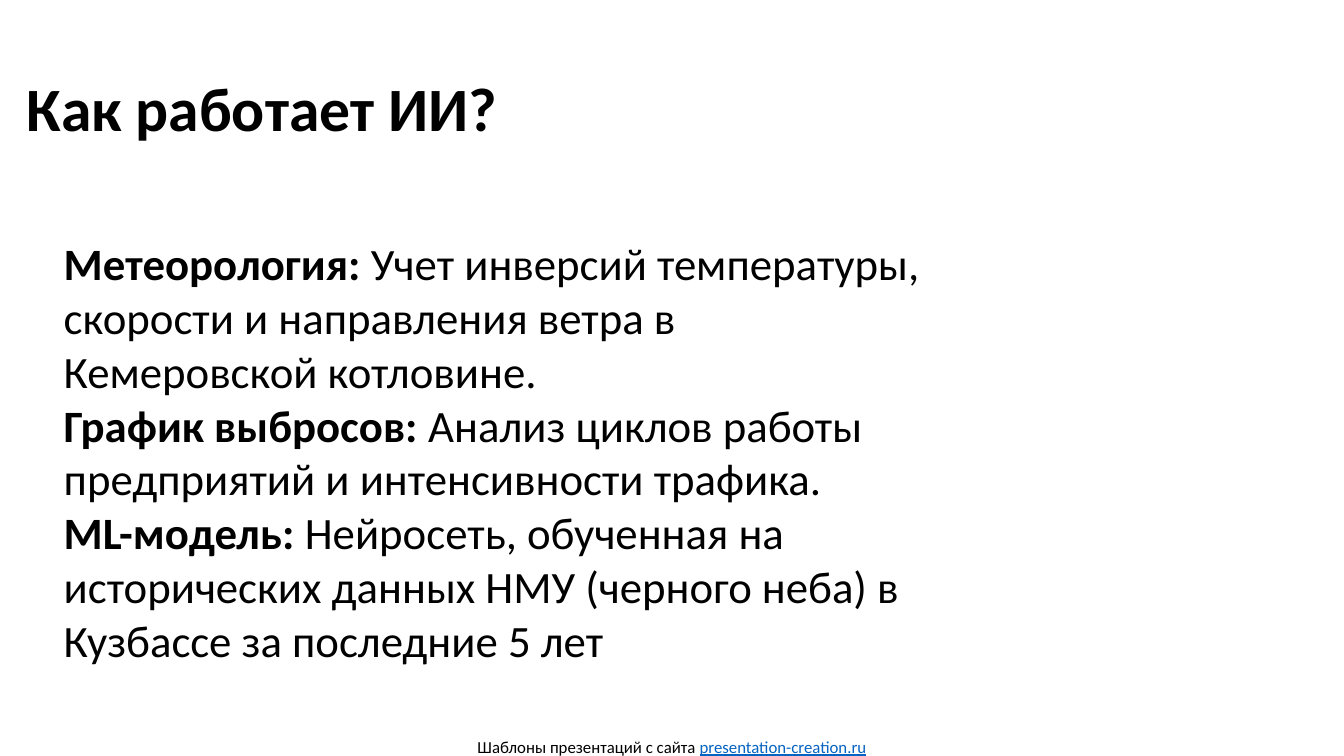
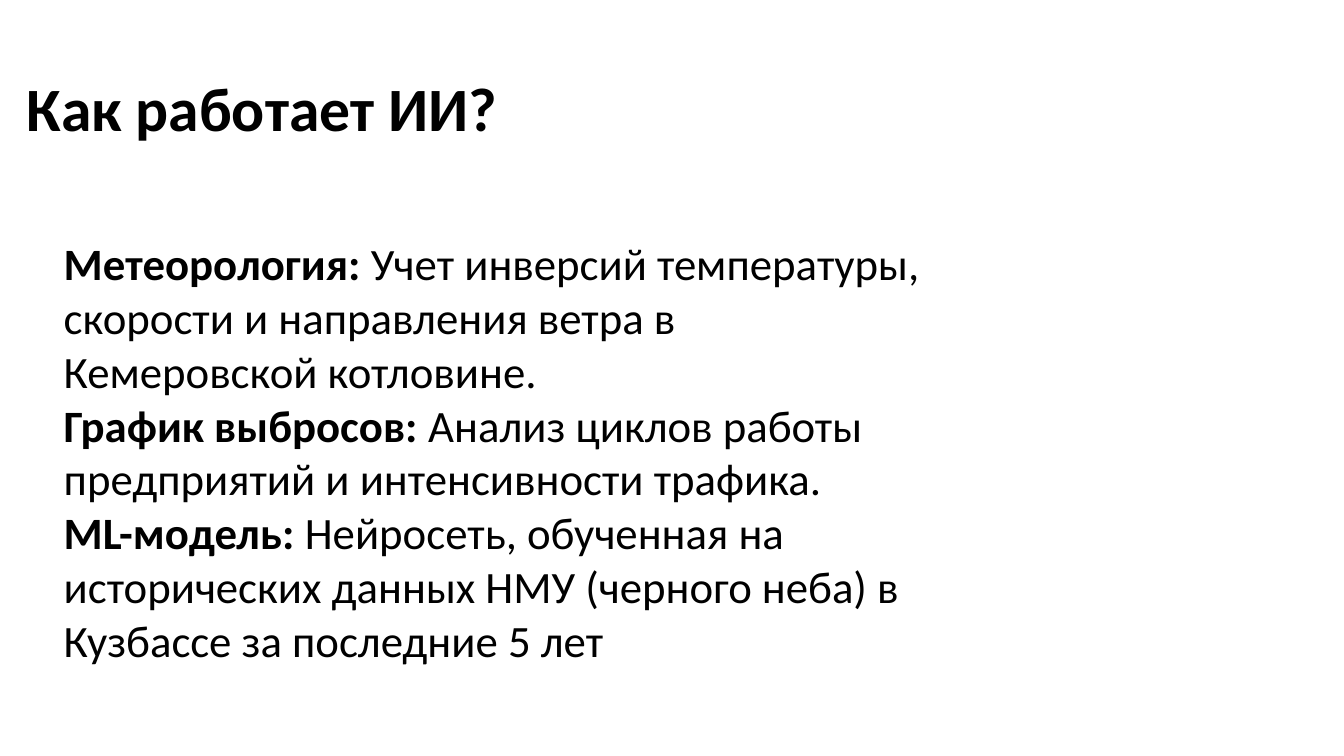
Before and after one commit to RaneKup/AQIbot, a slide deck: slide 5 of Air Project.pptx (slide 4 before the commit). Drawn at 1344x756 pixels with LibreOffice and Linux fonts; fonts in the diff are those of the drawing; background and template pictures are left out. Boxes give left, top, right and bottom in pixels: in the first picture for what was removed or moved away, otherwise in the second. Text is boxed around its words. In the diff, an @@ line names an element or a change of style, - is before the commit and + after.

```diff
--- a/Air Project.pptx
+++ b/Air Project.pptx
@@ text removed at bbox=[477, 741, 867, 756] @@
-Шаблоны презентаций с сайта presentation-creation.ru
```
Also in this commit, not shown: 3 other slides changed, 1 slide added, 2 slides removed.
